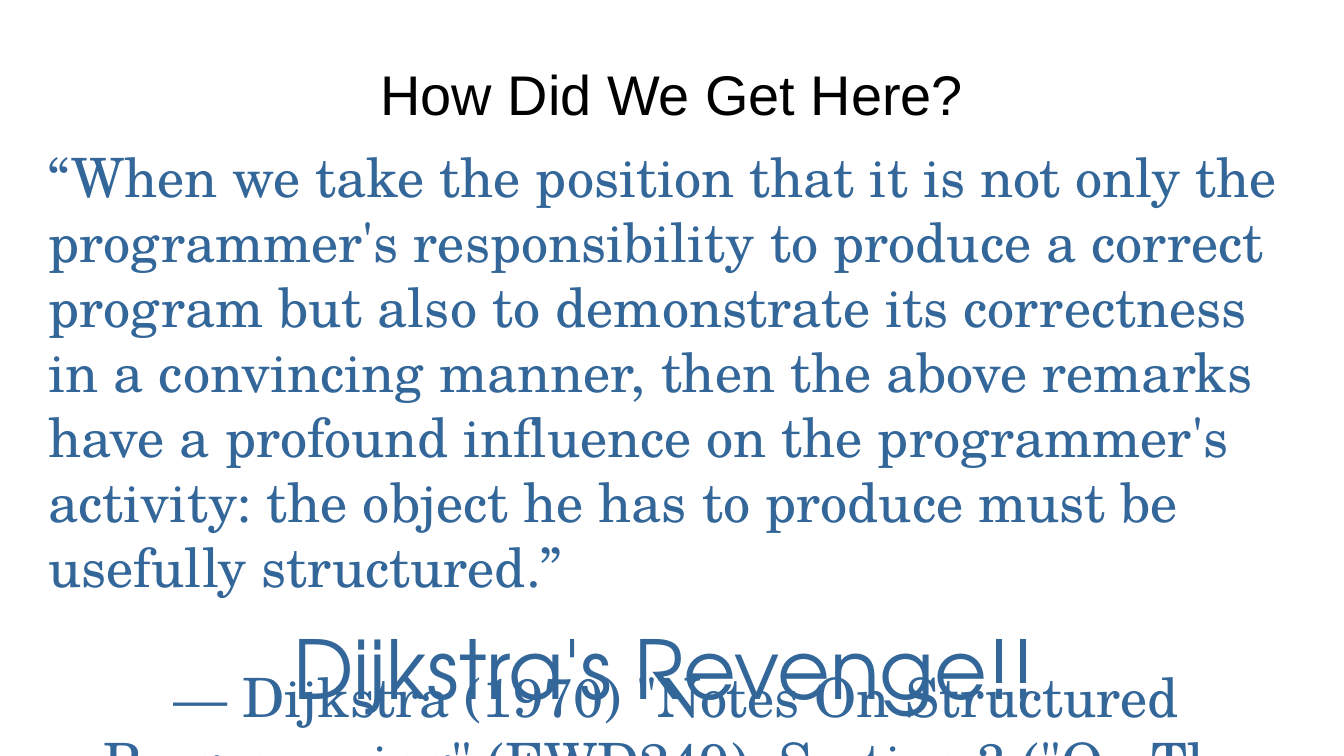
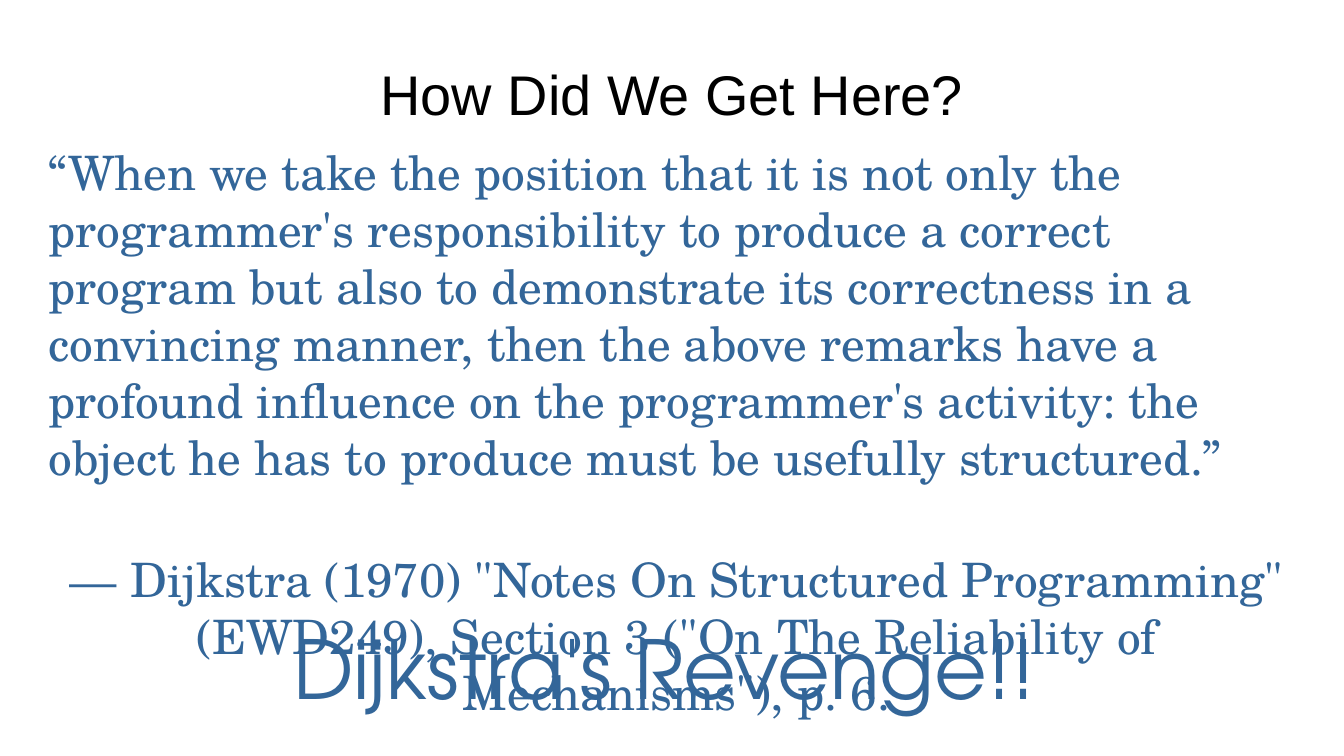
Before and after one commit to ActorForth/ActorForth, a slide deck: slide 5 of docs/WhyActorForth.odp (slide 4 before the commit). Drawn at 1344x756 pixels with LibreOffice and Linux fonts; fonts in the diff are those of the drawing. Boxes give left, top, right and bottom in pixels: in the first picture for what was removed or moved away, otherwise in the second. Text is boxed around its words. In the diff, an @@ line names an element or a change of style, - is before the commit and + after.

```diff
--- a/docs/WhyActorForth.odp
+++ b/docs/WhyActorForth.odp
@@ text "“When we take the position ..." at [49,155,1283,720]: size 32 to 28 pt @@
```
Also in this commit, not shown: 7 other slides changed, 1 slide added.
